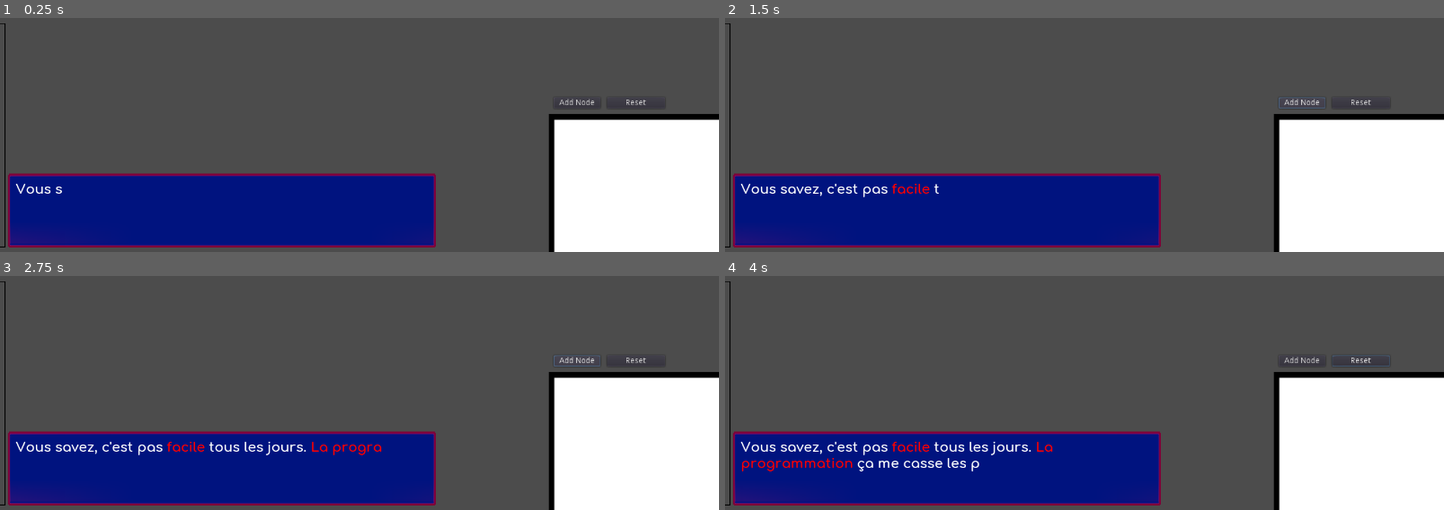
Above: before the commit, frames 1-4 (two rows, left to right).
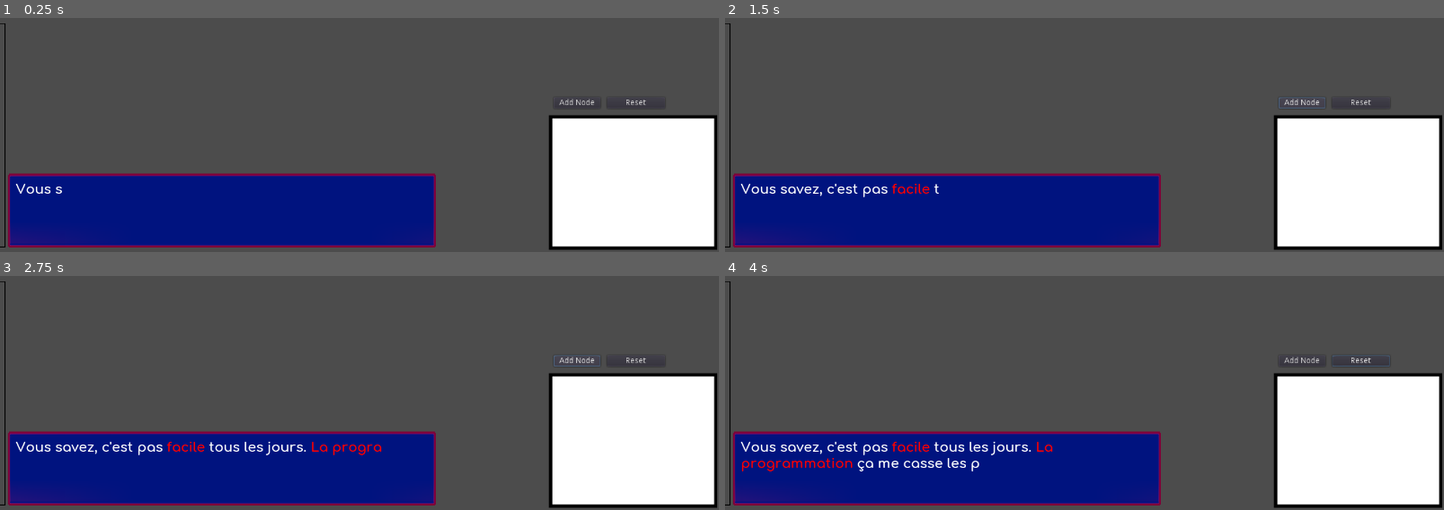
Above: after the commit, the same moments.

Repository: UnderScroll/GMTKGameJam2021
Game: Godot game, scene res://MainScene.tscn
Same seed, same stepped clock (60 frames per second), same inputs: the game is played once before the commit and once after it.
Inputs (mouse positions are in pixels of both pictures, inside the frame that each line leads up to):
- Up to frame 1 (0.25 s): no input
- Up to frame 2 (1.5 s): click "Add Node" at 0.5 s; click "Add Node" at 1.25 s
- Up to frame 3 (2.75 s): click "Add Node" at 2 s
- Up to frame 4 (4 s): click "Reset" at 2.75 s; drag from (940, 491) to (1415, 484) at 3.52 s

The runs differ from the first frame. In frame 1, 1.6% of the frame differs, in the area x 76-100%, y 40-100%; in frame 2, 1.6%; in frame 3, 1.6%; in frame 4, 1.6%.

Commit message:
Update Graph.tscn

Diff:
--- a/Graph.tscn
+++ b/Graph.tscn
@@ -4,23 +4,24 @@
 [ext_resource path="res://Graph.gd" type="Script" id=2]
 
 [sub_resource type="RectangleShape2D" id=1]
-extents = Vector2( 250, 200 )
+extents = Vector2( 144.701, 113.267 )
 
 [node name="Graph" type="Node2D"]
-z_index = 1
+z_index = 10
 script = ExtResource( 2 )
 
 [node name="GraphArea" type="Area2D" parent="."]
+z_index = 9
 
 [node name="CollisionShape2D" type="CollisionShape2D" parent="GraphArea"]
-position = Vector2( 250, 200 )
-z_index = -3
+position = Vector2( 150.229, 121.278 )
+z_index = 9
 shape = SubResource( 1 )
 
 [node name="Sprite" type="Sprite" parent="."]
-position = Vector2( 250, 200 )
-scale = Vector2( 2, 2 )
-z_index = -2
+position = Vector2( 150.63, 121.89 )
+scale = Vector2( 1.2, 1.2 )
+z_index = 10
 texture = ExtResource( 1 )
 
 [node name="Debug" type="Button" parent="."]
